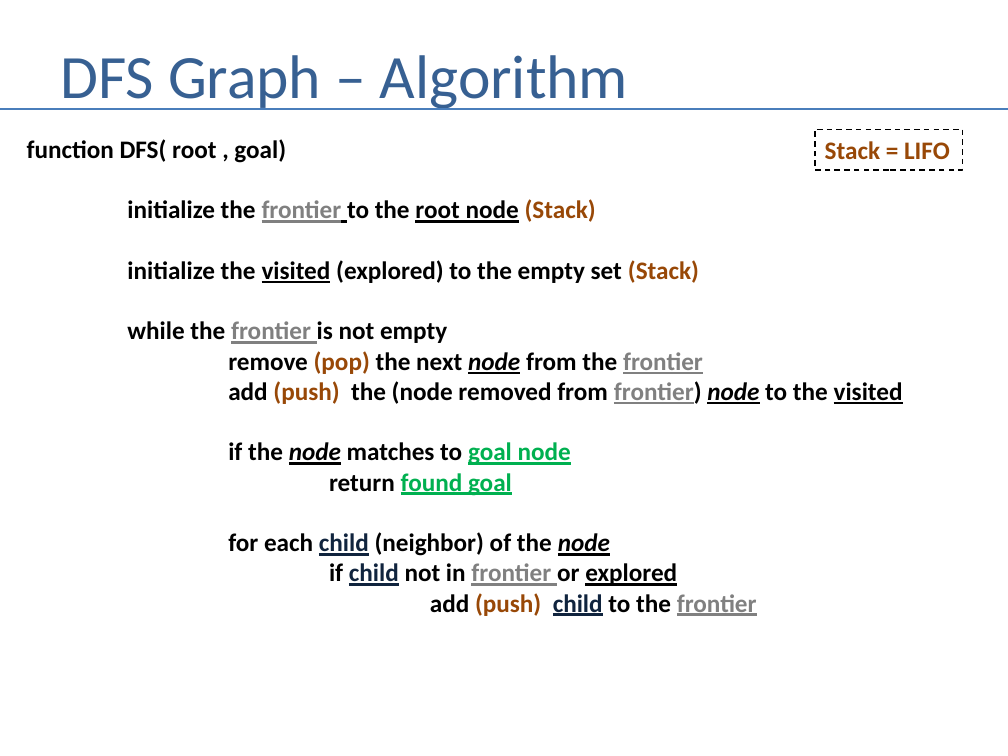
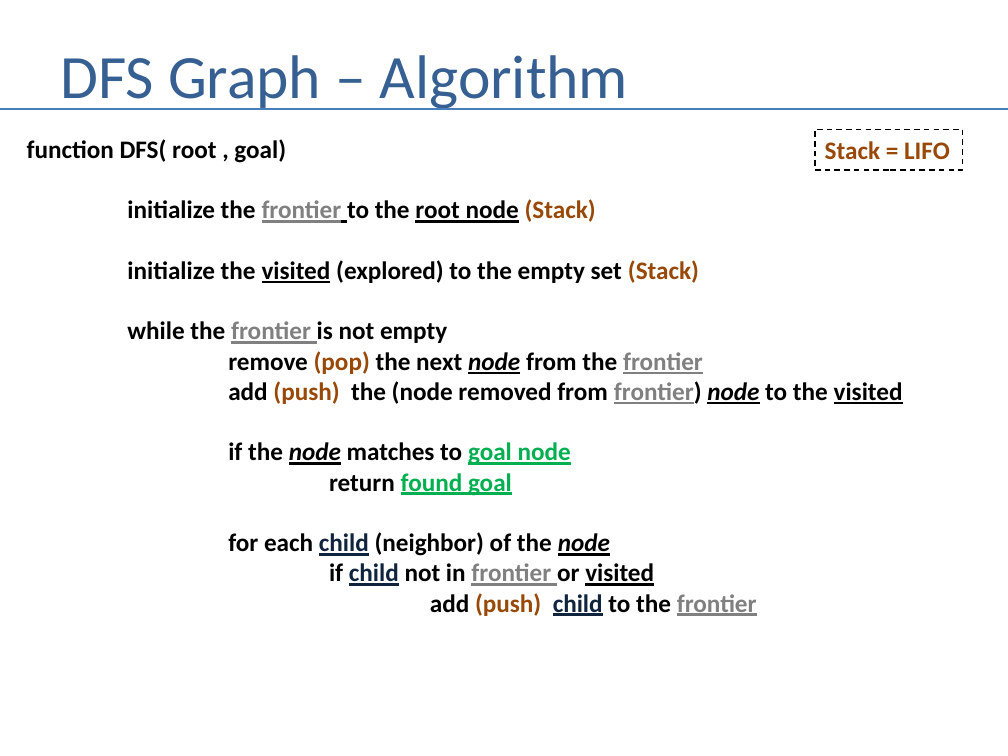
Before and after one commit to andrewferlitsch/Portland-Data-Science-Group, a slide deck: slide 21 of Presentations/AI - Graph Search.pptx. Drawn at 1008x756 pixels with LibreOffice and Linux fonts; fonts in the diff are those of the drawing. Boxes give left, top, right and bottom in pixels: in the first picture for what was removed or moved away, otherwise in the second. Text is boxed around its words. In the diff, an @@ line names an element or a change of style, - is before the commit and + after.

```diff
--- a/Presentations/AI - Graph Search.pptx
+++ b/Presentations/AI - Graph Search.pptx
@@ text at box(329, 563, 654, 586): text changed @@
-if child not in frontier or explored
+if child not in frontier or visited
```
Also in this commit, not shown: 2 other slides changed, 1 other file.
